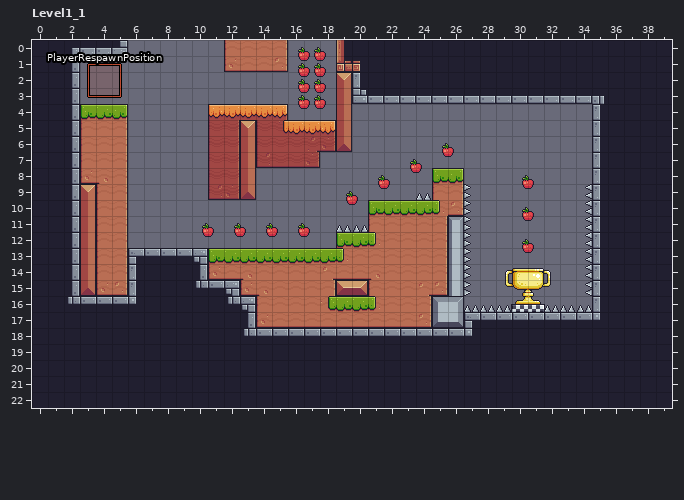
A LDtk project gets an edit: Assets/LevelData.ldtk. The picture above is the old version.
Cells are 16x16 px. Shown: Level1_1 x 0..39, y 0..22.
The same view after the edit:
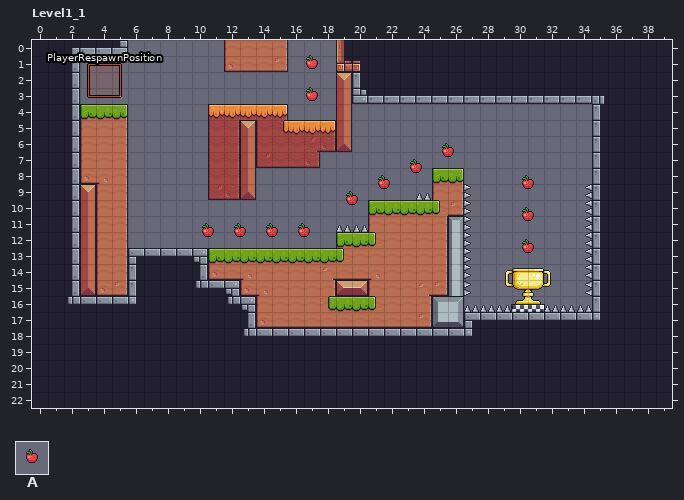
Key: from "Fruits": A 1.
Objects are placed by their top-left corner, in cells (3,4 is the top-left corner of cell 3,4); size is 1x1 cell unless given.
The exact change:
--- layer "Entities"
+A "Fruit" at 16.5,0.5 size 2x2
+A "Fruit" at 16.5,2.5 size 2x2
-A "Fruit" at 17,0 size 2x2
-A "Fruit" at 16,0 size 2x2
-A "Fruit" at 17,1 size 2x2
-A "Fruit" at 17,2 size 2x2
-A "Fruit" at 17,3 size 2x2
-A "Fruit" at 17,3 size 2x2
-A "Fruit" at 16,3 size 2x2
-A "Fruit" at 16,2 size 2x2
-A "Fruit" at 16,1 size 2x2
Pixel boxes of the changes (left, top, right, bottom) in both pictures:
changed: (298, 47, 326, 109)
